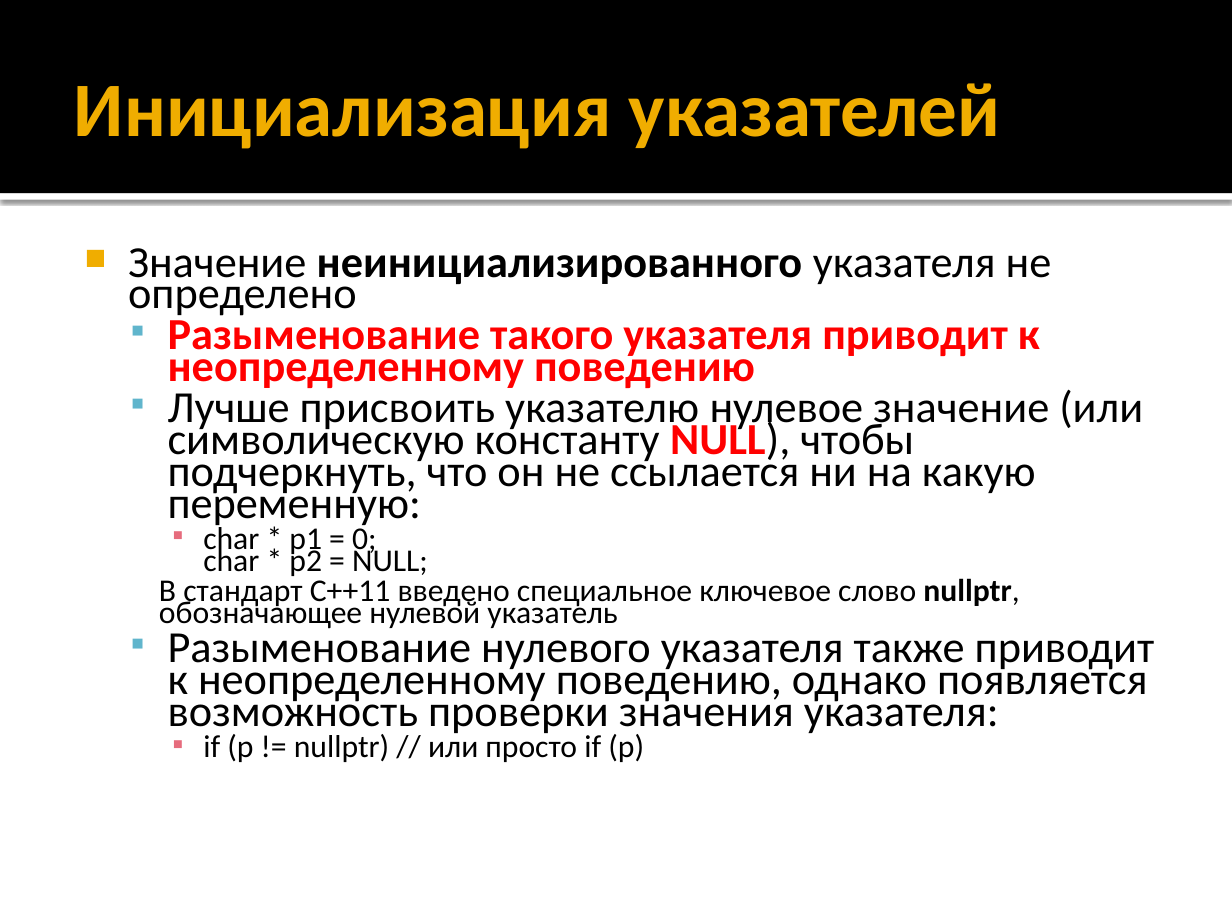
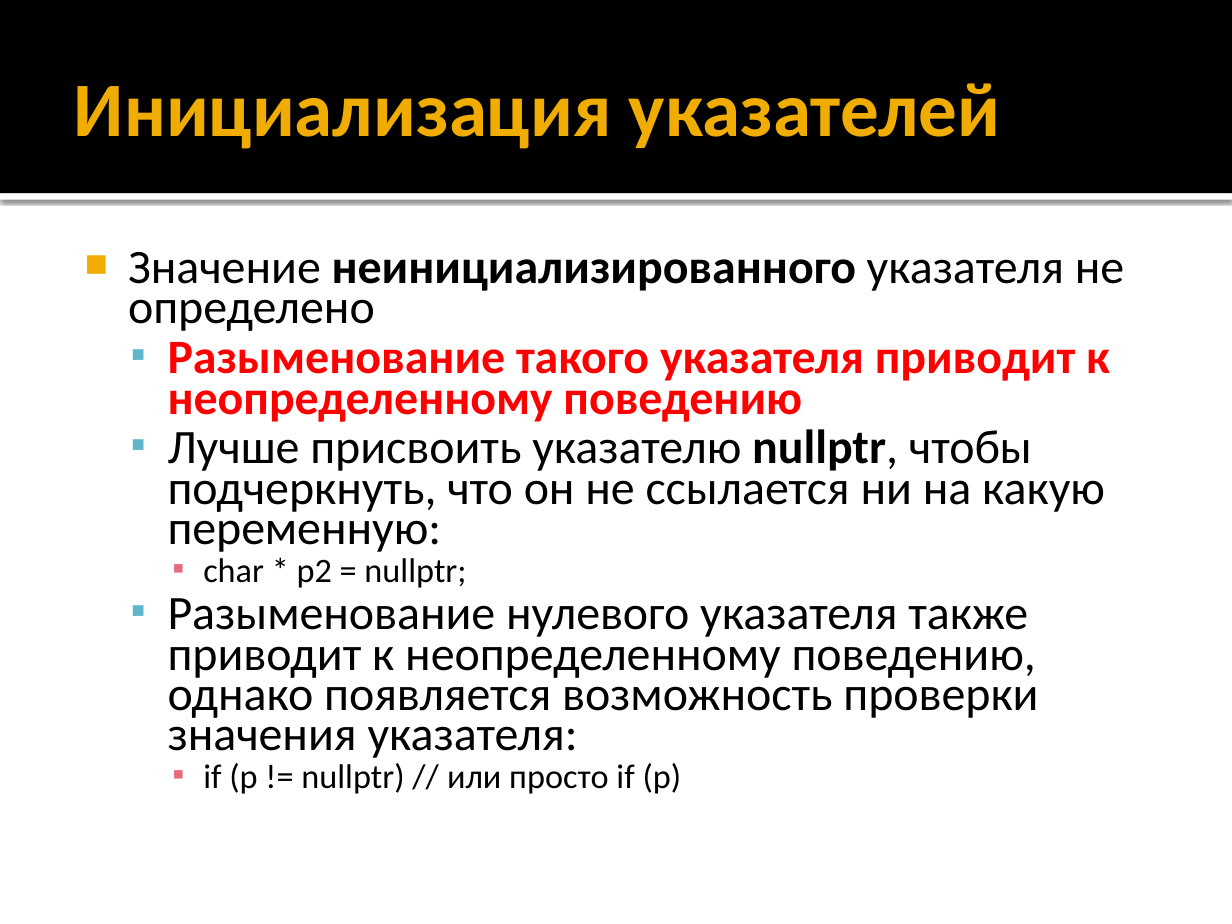
Before and after one commit to alexey-malov/oop, a slide deck: slide 121 of lectures/01/Синтаксис C++.pptx (slide 122 before the commit). Drawn at 1232x924 pixels with LibreOffice and Linux fonts; fonts in the diff are those of the drawing. Boxes give left, top, right and bottom in pixels: in the first picture for what was removed or moved away, otherwise in the second. Text is boxed around its words. In the diff, an @@ line names an element or a change of style, - is before the commit and + after.

```diff
--- a/lectures/01/Синтаксис C++.pptx
+++ b/lectures/01/Синтаксис C++.pptx
@@ text at [128,252,1124,794]: size 25.9 to 28 pt in "Значение неинициализированного указателя не определено", "Разыменование такого указателя приводит к неопределенному по ...", "Разыменование нулевого указателя также приводит к неопределе ..."; size 18.5 to 20 pt in "if (p != nullptr) // или просто ..."; line spacing 0.6 to 0.7 @@
@@ text at [168,429,1105,588]: text changed; size 25.9 to 28 pt @@
-  ▪ Лучше присвоить указателю нулевое значение (или символическую константу NULL), чтобы подчеркнуть, что он не ссылается ни на какую переменную:
-    ▪ char * p1 = 0;
-      char * p2 = NULL;
-    В стандарт C++11 введено специальное ключевое слово nullptr, обозначающее нулевой указатель
+  ▪ Лучше присвоить указателю nullptr, чтобы подчеркнуть, что он не ссылается ни на какую переменную:
+    ▪ char * p2 = nullptr;
```
Also in this commit, not shown: 11 other slides changed, 2 slides removed.
